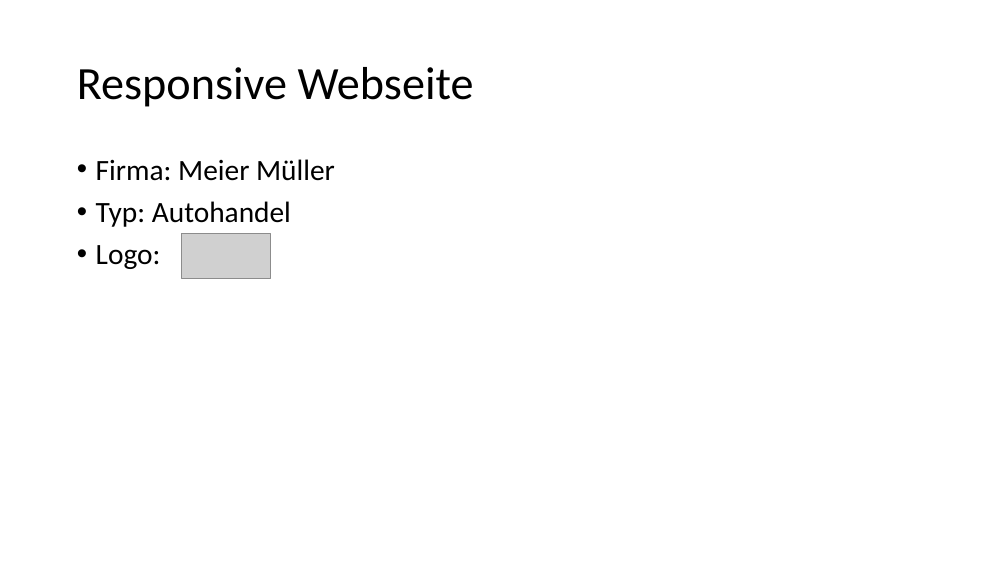
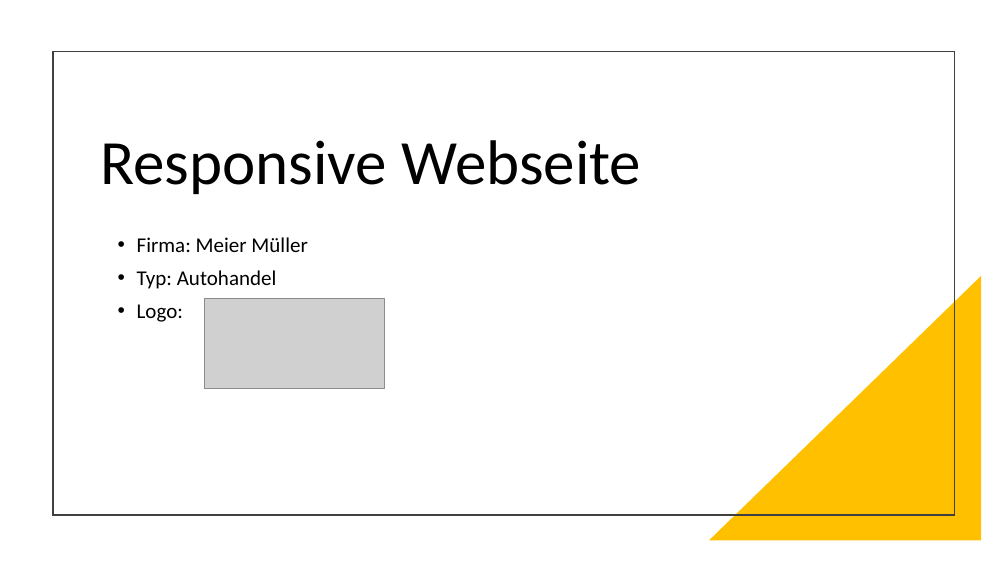
Before and after one commit to Mustafa-Sagaaro/ResponsiveWebseiteumsetzen, a slide deck: slide 1 of ANDERE/Powerpoint.pptx. Drawn at 1008x567 pixels with LibreOffice and Linux fonts; fonts in the diff are those of the drawing; grey boxes stand for pictures. Boxes give left, top, right and bottom in pixels: in the first picture for what was removed or moved away, otherwise in the second. Text is boxed around its words. In the diff, an @@ line names an element or a change of style, - is before the commit and + after.

```diff
--- a/ANDERE/Powerpoint.pptx
+++ b/ANDERE/Powerpoint.pptx
@@ rectangle added at [53,51,955,515], outline #404040 1.5 pt @@
@@ title "Responsive Webseite": place and size @@
-title "Responsive Webseite" at [77,67,474,107]
+title "Responsive Webseite" at [100,140,641,194]
@@ title "Responsive Webseite" at [100,140,641,194]: size 44 to 60 pt @@
@@ text "Firma: Meier Müller": place and size @@
-text "Firma: Meier Müller" at [96,159,335,269]
+text "Firma: Meier Müller" at [137,237,307,322]
@@ text "Firma: Meier Müller" at [137,237,307,322]: size 28 to 20 pt @@
@@ picture: place and size @@
-picture at [181,234,271,278]
+picture at [204,299,384,389]
@@ right triangle added at [709,276,982,541], fill #FFC000 @@
```
Also in this commit, not shown: 1 other slide changed, 1 other file.
